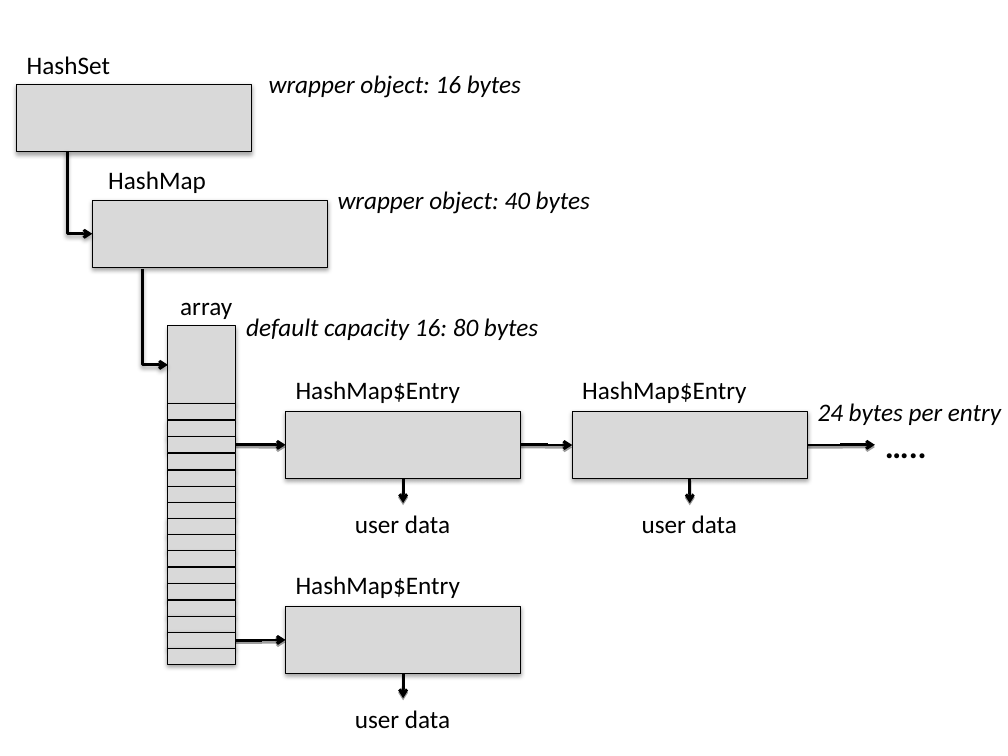
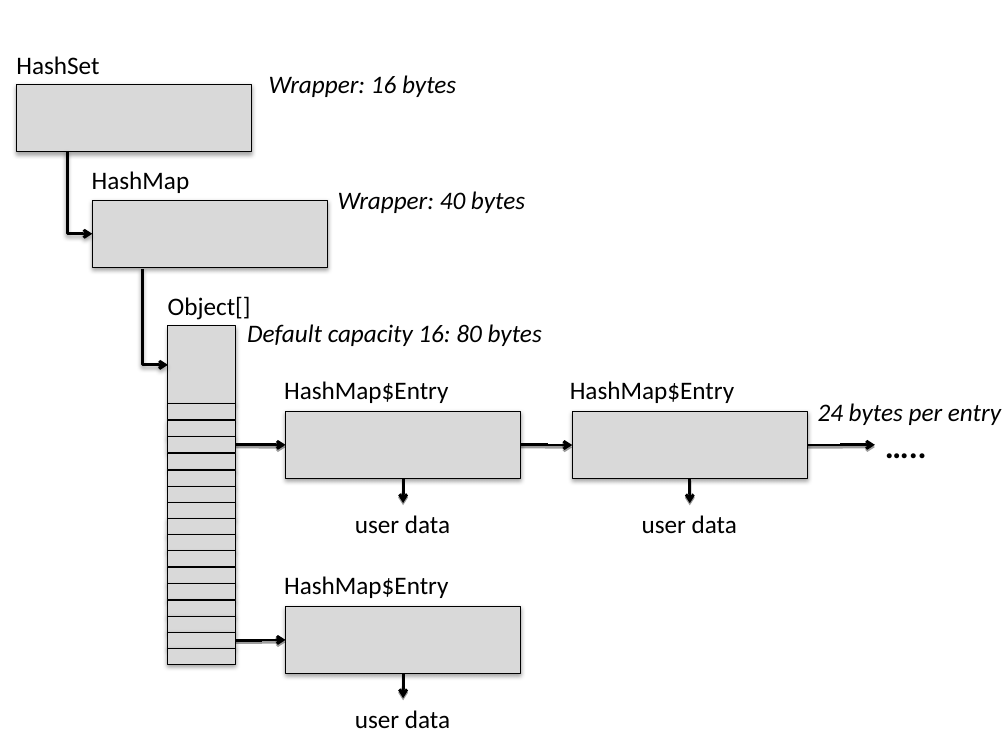
Before and after one commit to TheRuncibleTuner/bloatbook, a slide deck: slide 1 of part1/Figures/collections/inside-hashset.pptx. Drawn at 1008x756 pixels with LibreOffice and Linux fonts; fonts in the diff are those of the drawing. Boxes give left, top, right and bottom in pixels: in the first picture for what was removed or moved away, otherwise in the second. Text is boxed around its words. In the diff, an @@ line names an element or a change of style, - is before the commit and + after.

```diff
--- a/part1/Figures/collections/inside-hashset.pptx
+++ b/part1/Figures/collections/inside-hashset.pptx
@@ text at bbox=[269, 75, 456, 97]: text changed @@
-wrapper object: 16 bytes
+Wrapper: 16 bytes
@@ text "HashMap": place and size @@
-text "HashMap" at bbox=[108, 171, 206, 193]
+text "HashMap" at bbox=[92, 171, 190, 193]
@@ text at bbox=[338, 191, 525, 213]: text changed @@
-wrapper object: 40 bytes
+Wrapper: 40 bytes
@@ text at bbox=[168, 296, 251, 320]: text changed @@
-array
+Object[]
@@ text at bbox=[247, 324, 542, 346]: text changed @@
-default capacity 16: 80 bytes
+Default capacity 16: 80 bytes
@@ text "HashMap$Entry": place and size @@
-text "HashMap$Entry" at bbox=[582, 381, 746, 403]
+text "HashMap$Entry" at bbox=[570, 381, 734, 403]
@@ 3 texts: place and size @@
-3 texts at bbox=[27, 56, 460, 598]
+3 texts at bbox=[16, 56, 448, 598]
```
Also in this commit, not shown: 4 other files.
